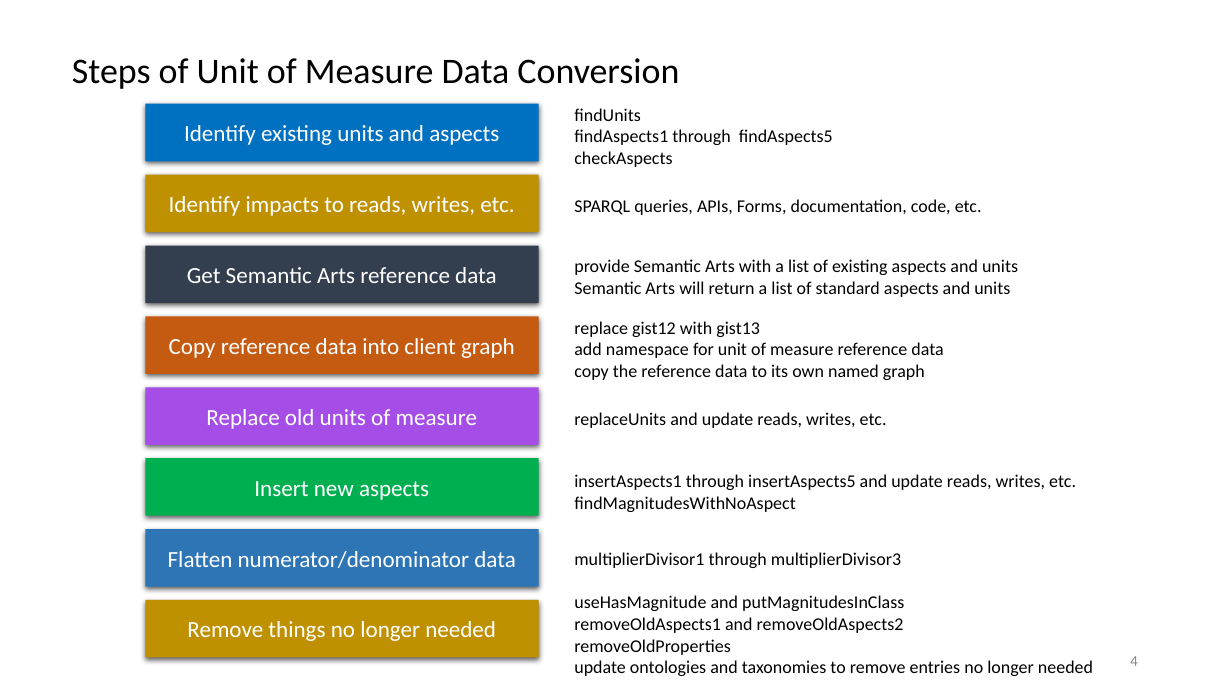
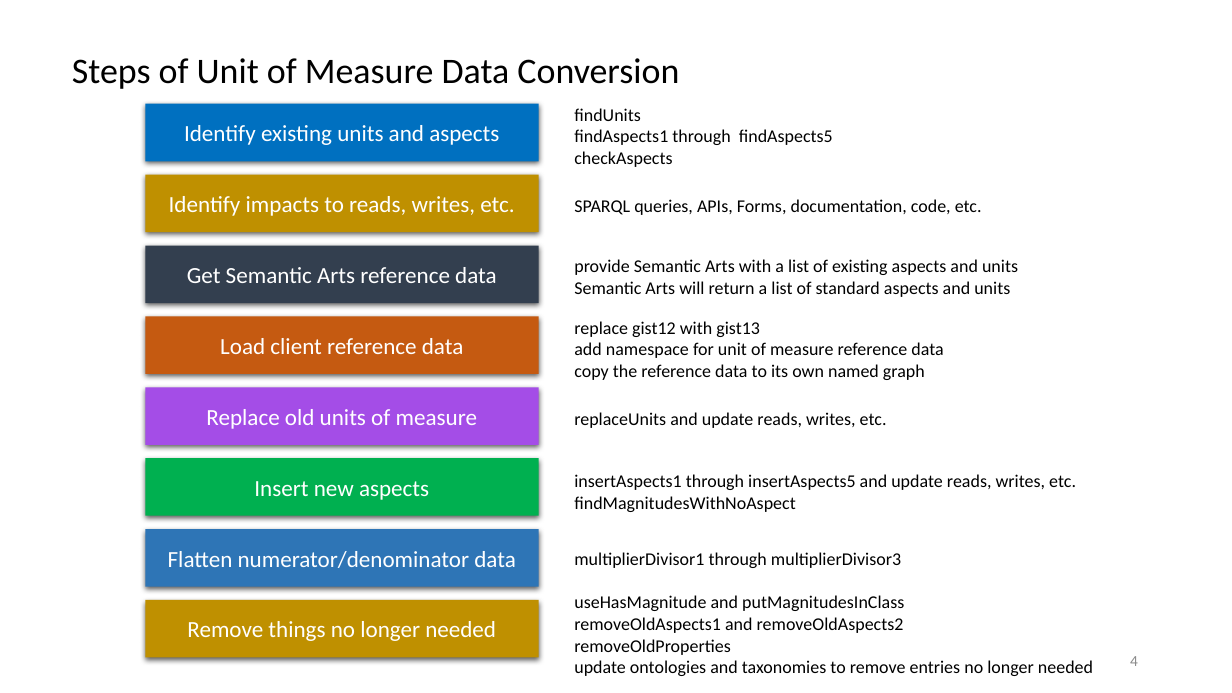
Before and after one commit to semanticarts/gist, a slide deck: slide 4 of migration/v13.0/uomDataConversion.pptx. Drawn at 1232x693 pixels with LibreOffice and Linux fonts; fonts in the diff are those of the drawing. Boxes give left, top, right and bottom in pixels: in the first picture for what was removed or moved away, otherwise in the second. Text is boxed around its words. In the diff, an @@ line names an element or a change of style, - is before the commit and + after.

```diff
--- a/migration/v13.0/uomDataConversion.pptx
+++ b/migration/v13.0/uomDataConversion.pptx
@@ text in rectangle at [220,338,463,354]: text changed @@
-Copy reference data into client graph
+Load client reference data
```
Also in this commit, not shown: 4 other slides changed, 1 slide removed.
